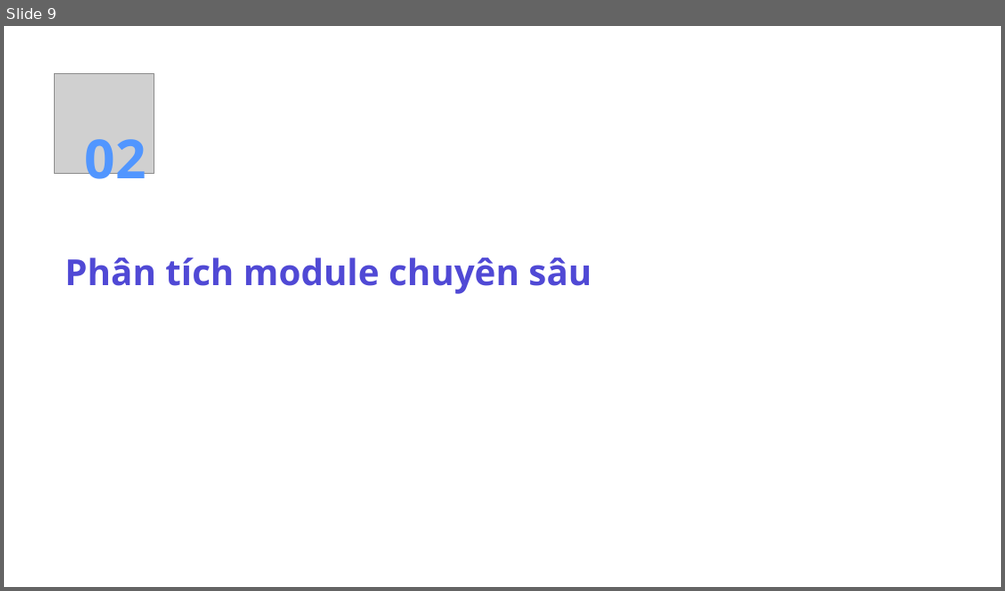
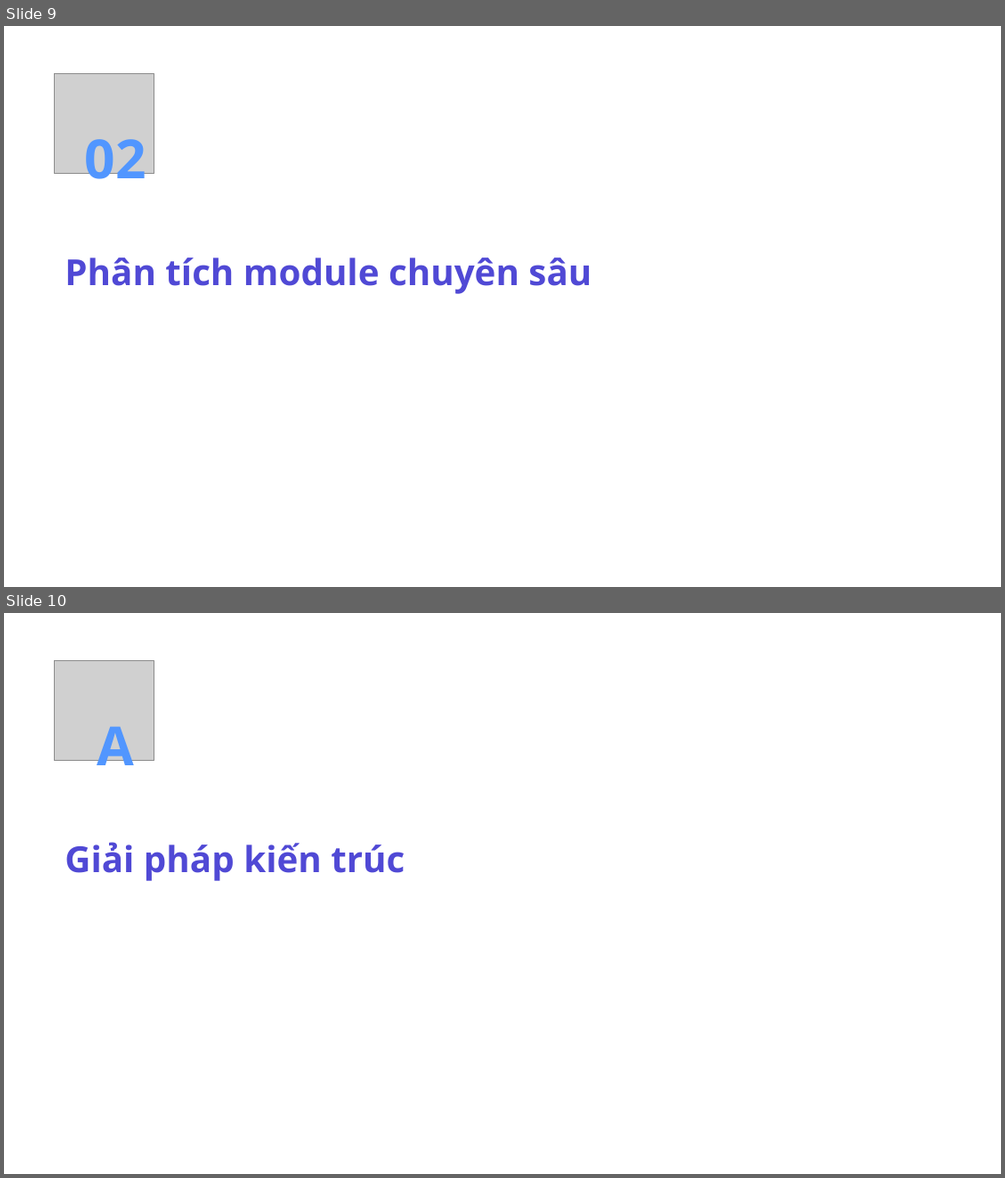
Before and after one commit to octguy/uit-go, a slide deck: docs/uit-go-report-slide.pptx. Shown one above the other, each under a label of ours: slide 9 before the commit, slides 9 and 10 after it. The pictures are 1005x591 and 1005x1178 pixels, drawn with LibreOffice and Linux fonts; fonts in the diff are those of the drawing; grey boxes stand for pictures; background and template pictures are left out. Boxes give left, top, right and bottom in pixels: in the first picture for what was removed or moved away, otherwise in the second. Text is boxed around its words. In the diff, an @@ line names an element or a change of style, - is before the commit and + after.

```diff
--- a/docs/uit-go-report-slide.pptx
+++ b/docs/uit-go-report-slide.pptx
@@ slide 10 added at (x1=4, y1=613, x2=1001, y2=1174), background picture (left out) @@
@@ picture added at (x1=55, y1=661, x2=154, y2=761) @@
@@ text added at (x1=97, y1=715, x2=134, y2=779), 38.9 pt, text #5196FF, bold @@
+A
@@ text added at (x1=65, y1=842, x2=404, y2=881), 25.9 pt, text #5049D5, bold @@
+Giải pháp kiến trúc
```
Also in this commit, not shown: 19 other slides added, 5 slides removed, 2 other files.
